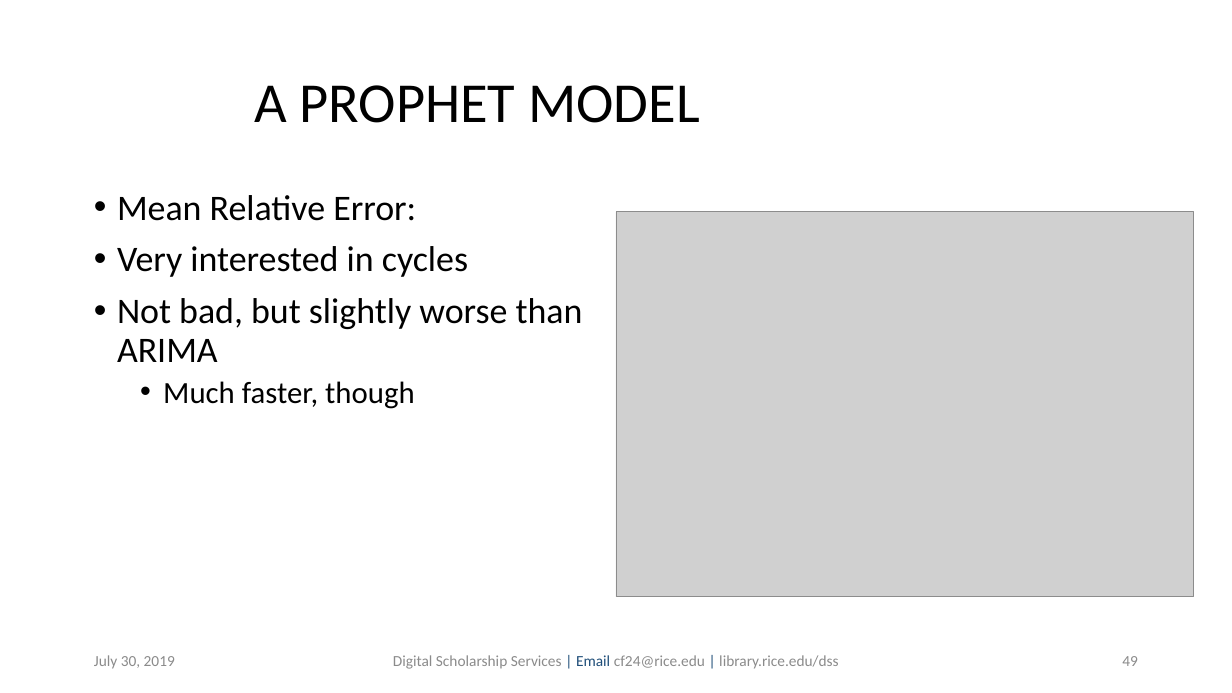
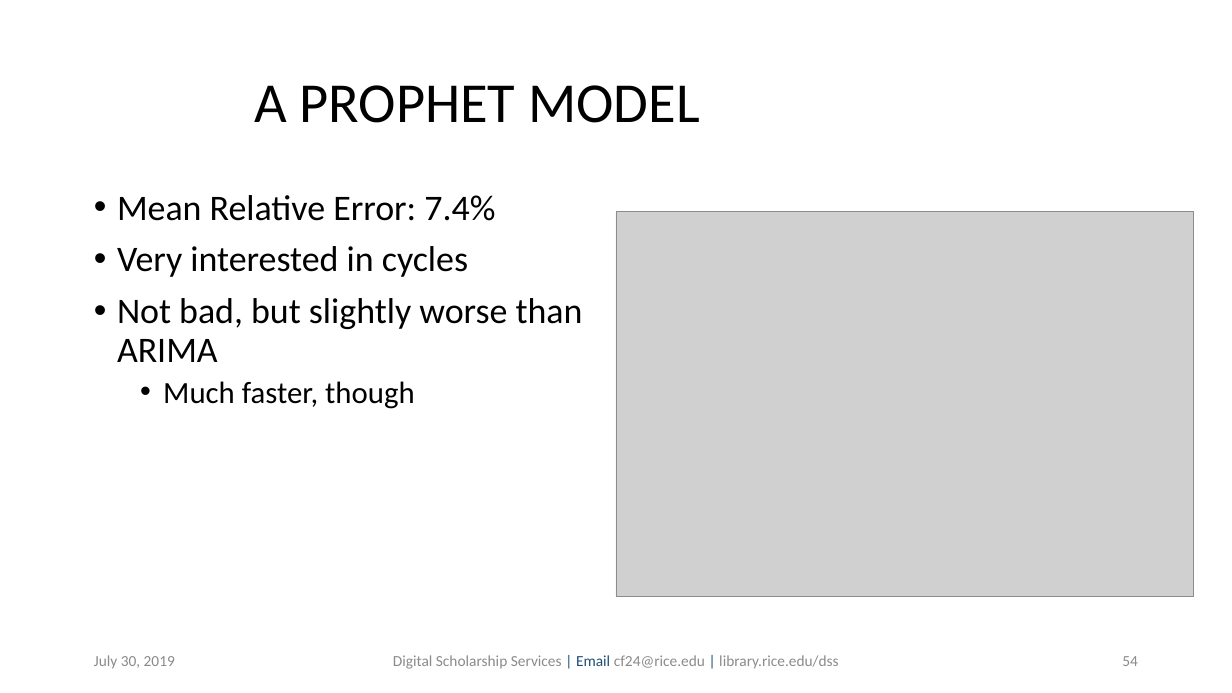
Before and after one commit to bakitybacon/rice-data-and-donuts, a slide deck: slide 54 of tsa/Introduction to Time Series Analysis.pptx (slide 49 before the commit). Drawn at 1232x693 pixels with LibreOffice and Linux fonts; fonts in the diff are those of the drawing; grey boxes stand for pictures; background and template pictures are left out. Boxes give left, top, right and bottom in pixels: in the first picture for what was removed or moved away, otherwise in the second. Text is boxed around its words. In the diff, an @@ line names an element or a change of style, - is before the commit and + after.

Commit message:
more prophet slides

```diff
--- a/tsa/Introduction to Time Series Analysis.pptx
+++ b/tsa/Introduction to Time Series Analysis.pptx
@@ text at [117, 195, 495, 221]: text changed @@
-• Mean Relative Error:
+• Mean Relative Error: 7.4%
@@ page number at [1122, 656, 1138, 666]: text changed @@
-49
+54
```
Also in this commit, not shown: 3 other slides changed, 6 slides added.
